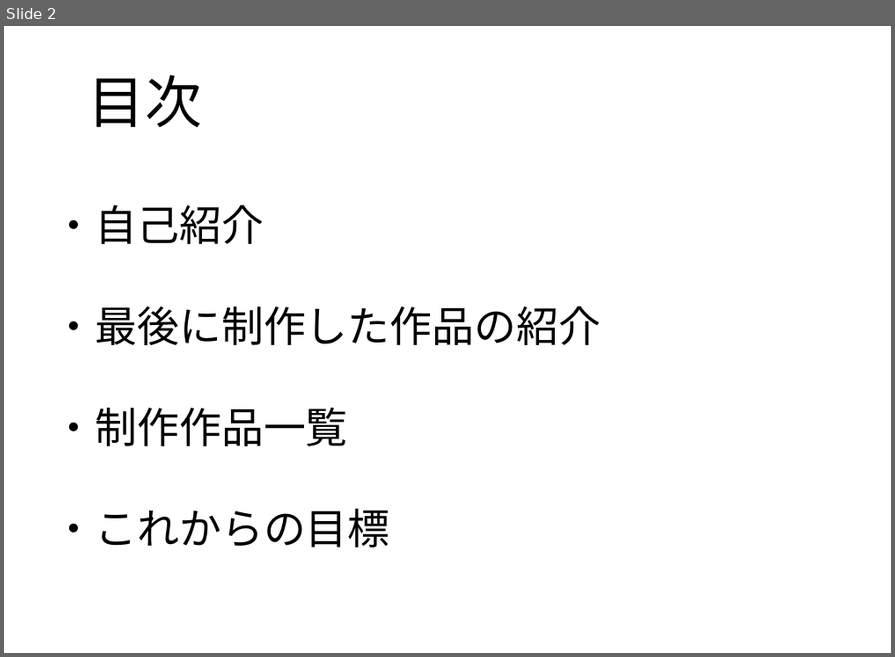
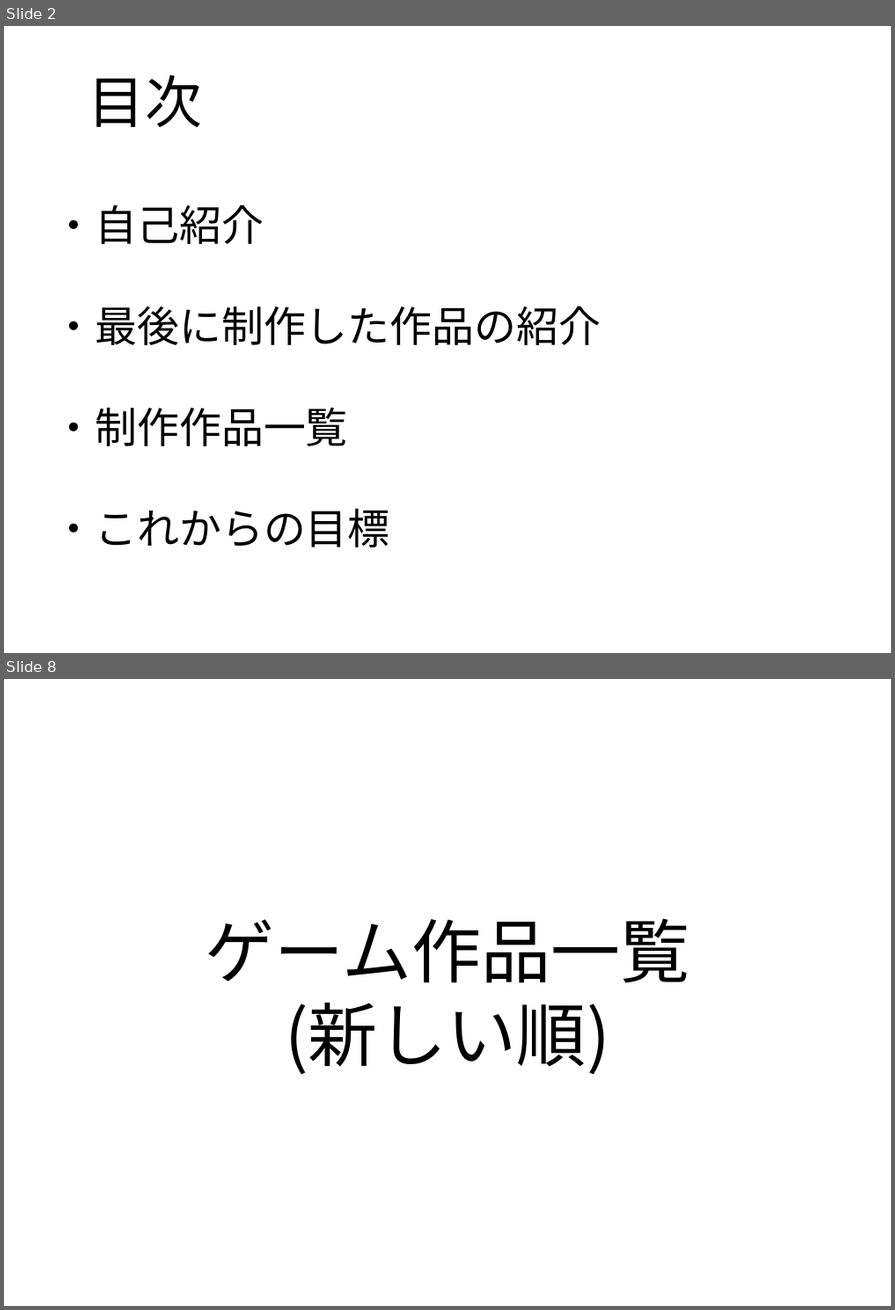
Before and after one commit to Hmmtrnt/Protfolio, a slide deck: ポートフォリオコナミ.pptx. Shown one above the other, each under a label of ours: slide 2 before the commit, slides 2 and 8 after it; the slides between them are not shown. The pictures are 895x657 and 895x1310 pixels, drawn with LibreOffice and Linux fonts; fonts in the diff are those of the drawing. Boxes give left, top, right and bottom in pixels: in the first picture for what was removed or moved away, otherwise in the second. Text is boxed around its words. In the diff, an @@ line names an element or a change of style, - is before the commit and + after.

```diff
--- a/ポートフォリオコナミ.pptx
+++ b/ポートフォリオコナミ.pptx
@@ slide 8 added at (4, 679, 891, 1306), background #FFFFFF @@
@@ text added at (206, 918, 690, 1075), 66 pt, text #000000 @@
+ゲーム作品一覧
+(新しい順)
```
Also in this commit, not shown: 6 slides changed, 3 other slides added, 4 slides removed.
